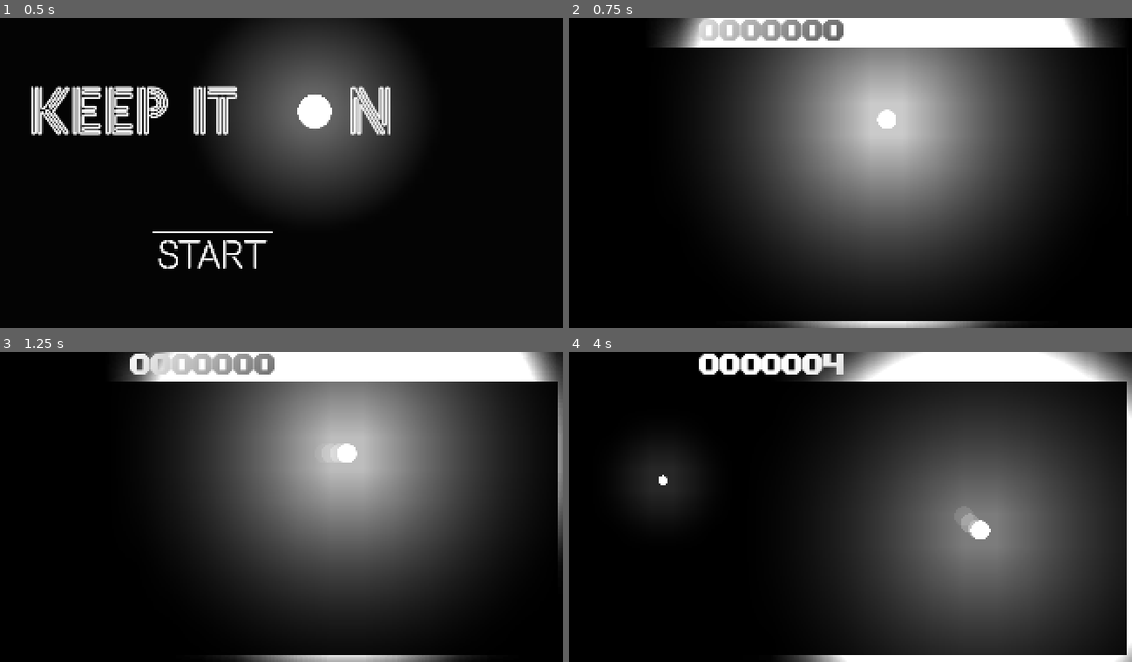
Above: before the commit, frames 1-4 (two rows, left to right).
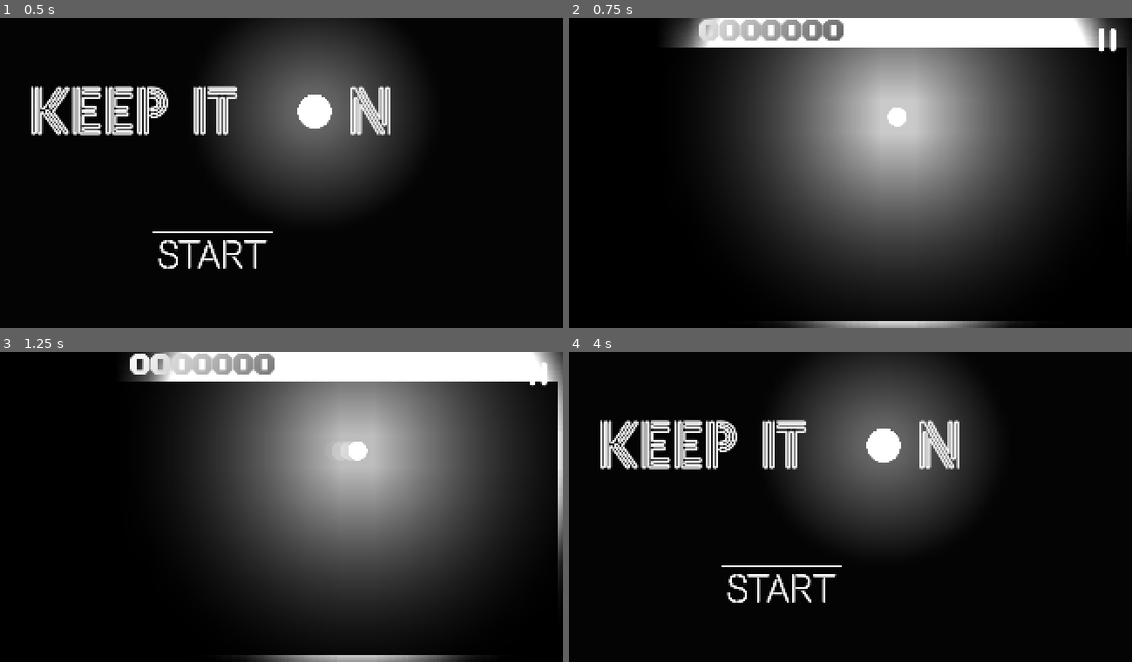
Above: after the commit, the same moments.

Repository: ShaarDW/Keep-It-On
Game: Godot game, scene res://escenas/main_menu.tscn
Two runs of this game, one before a commit and one after it. Both use one fixed random seed, a clock stepped at 60 frames per second and the inputs below.
Inputs (mouse positions are in pixels of both pictures, inside the frame that each line leads up to):
- Up to frame 1 (0.5 s): no input
- Up to frame 2 (0.75 s): tap Enter at 0.5 s; move the mouse to (934, 157) at 0.52 s; hold Right from 0.53 s (still down); click (934, 157) at 0.67 s
- Up to frame 3 (1.25 s): keep holding Right
- Up to frame 4 (4 s): release Right at 1.25 s; click (1109, 379) at 1.27 s; click (929, 569) at 2.02 s; move the mouse to (642, 522) at 2.77 s; hold Down 2.78-3.53 s; move the mouse to (850, 438) at 3.52 s; hold Right from 3.53 s (still down)

Frame 1 is identical in both runs. In frame 2, 2.3% of the frame differs, in the area x 16-100%, y 0-100%; in frame 3, 2.2%; in frame 4, 51%, in the area x 5-100%, y 0-100%.

Commit message:
boton pausa + menu pausa

Diff:
--- a/escenas/game_over.tscn
+++ b/escenas/game_over.tscn
@@ -52,7 +52,7 @@
 scale = Vector2(0.99488455, 1)
 
 [node name="CollisionShape2D" type="CollisionShape2D" parent="Area2D" unique_id=189924181]
-position = Vector2(-5, -3)
+position = Vector2(-5, -1)
 shape = SubResource("RectangleShape2D_8d5yl")
 
 [node name="Label" type="Label" parent="Area2D" unique_id=1771129498]
--- a/escenas/main.tscn
+++ b/escenas/main.tscn
@@ -8,6 +8,16 @@
 [ext_resource type="Shader" uid="uid://bufl1nahe10hv" path="res://shaders/main.gdshader" id="4_a8p2b"]
 [ext_resource type="PackedScene" uid="uid://drcf7gjhwa4td" path="res://escenas/EnemyChaser.tscn" id="4_o8odp"]
 [ext_resource type="PackedScene" uid="uid://csn65i20jukwr" path="res://escenas/power_up.tscn" id="5_68mvh"]
+[ext_resource type="Texture2D" uid="uid://dbfe5ayxbmv4s" path="res://sprites/pausa sprite.png" id="7_7an46"]
+[ext_resource type="Script" uid="uid://nx2647s3i66t" path="res://scripts/pause_timer.gd" id="7_a5wrc"]
+[ext_resource type="Script" uid="uid://2sj7pgmmmj6q" path="res://scripts/pause_button.gd" id="8_acisx"]
+[ext_resource type="PackedScene" uid="uid://53wo3l6t8opa" path="res://escenas/pause_screen.tscn" id="9_a5wrc"]
+[ext_resource type="FontFile" uid="uid://noqj64il7vwn" path="res://Beon-Regular.ttf" id="10_acisx"]
+[ext_resource type="Script" uid="uid://c3niiqthdtg62" path="res://scripts/resume_button.gd" id="11_a5wrc"]
+[ext_resource type="Script" uid="uid://deu3287wf18gx" path="res://scripts/menu_button.gd" id="12_s4hgp"]
+[ext_resource type="FontFile" uid="uid://epqs3lg2hw0m" path="res://Library 3 am.otf" id="13_jwie6"]
+[ext_resource type="Script" uid="uid://caokylplo6dwb" path="res://scripts/countdown_label.gd" id="14_s4hgp"]
+[ext_resource type="Script" uid="uid://b5c60da01ntjv" path="res://scripts/countdown_label_timer.gd" id="15_r01y2"]
 
 [sub_resource type="ShaderMaterial" id="ShaderMaterial_a8p2b"]
 shader = ExtResource("4_a8p2b")
@@ -16,6 +26,22 @@
 
 [sub_resource type="CanvasItemMaterial" id="CanvasItemMaterial_68mvh"]
 light_mode = 1
+
+[sub_resource type="StyleBoxFlat" id="StyleBoxFlat_ueiap"]
+bg_color = Color(0.6, 0.6, 0.6, 0)
+border_width_left = 5
+border_width_top = 5
+border_width_right = 5
+border_width_bottom = 5
+border_color = Color(1, 1, 1, 1)
+
+[sub_resource type="StyleBoxFlat" id="StyleBoxFlat_jwie6"]
+bg_color = Color(0.6, 0.6, 0.6, 0)
+border_width_left = 5
+border_width_top = 5
+border_width_right = 5
+border_width_bottom = 5
+border_color = Color(1, 1, 1, 1)
 
 [sub_resource type="Curve" id="Curve_68mvh"]
 _data = [Vector2(0, 0), 0.0, 0.0, 0, 0, Vector2(1, 1), 0.0, 0.0, 0, 0]
@@ -39,7 +65,6 @@
 layer = 10
 
 [node name="InvertRect" type="ColorRect" parent="CanvasLayer" unique_id=1274786489]
-visible = false
 material = SubResource("ShaderMaterial_a8p2b")
 offset_left = -26.0
 offset_top = -23.0
@@ -56,7 +81,98 @@
 color = Color(0, 0, 0, 1)
 
 [node name="DarkCanvasLayer" type="CanvasLayer" parent="." unique_id=620068563]
+process_mode = 3
 layer = 2
+
+[node name="pause button" type="Control" parent="DarkCanvasLayer" unique_id=1384869171]
+process_mode = 1
+layout_mode = 3
+anchor_left = 0.91
+anchor_right = 0.998
+anchor_bottom = 0.2
+offset_left = -3.380005
+offset_top = 7.0
+offset_right = -2.764038
+offset_bottom = 2.0
+
+[node name="TextureButton" type="TextureButton" parent="DarkCanvasLayer/pause button" unique_id=471702177]
+process_mode = 1
+layout_mode = 1
+anchors_preset = -1
+anchor_left = 0.41300002
+anchor_top = 0.094000004
+anchor_right = 0.86
+anchor_bottom = 0.70500004
+offset_left = -0.059001923
+offset_top = -0.06600094
+offset_right = 0.019996643
+offset_bottom = 0.0049972534
+texture_normal = ExtResource("7_7an46")
+texture_pressed = ExtResource("7_7an46")
+script = ExtResource("8_acisx")
+
+[node name="pause screen" parent="DarkCanvasLayer" unique_id=351000288 instance=ExtResource("9_a5wrc")]
+visible = false
+
+[node name="resume layout" type="Control" parent="DarkCanvasLayer/pause screen" unique_id=1556225253]
+process_mode = 4
+anchors_preset = 0
+offset_right = 40.0
+offset_bottom = 40.0
+
+[node name="resume label" type="Label" parent="DarkCanvasLayer/pause screen/resume layout" unique_id=1888145367]
+layout_mode = 0
+offset_left = 361.0
+offset_top = 470.0
+offset_right = 630.0
+offset_bottom = 539.0
+theme_override_colors/font_outline_color = Color(1, 1, 1, 1)
+theme_override_constants/outline_size = 4
+theme_override_fonts/font = ExtResource("10_acisx")
+theme_override_font_sizes/font_size = 68
+text = "RESUME"
+
+[node name="resume button" type="Button" parent="DarkCanvasLayer/pause screen/resume layout" unique_id=470360437]
+layout_mode = 1
+anchors_preset = -1
+anchor_left = 8.675
+anchor_top = 11.375001
+anchor_right = 16.075
+anchor_bottom = 13.775001
+offset_left = -8.0
+offset_top = -3.0517578e-05
+offset_right = 4.0
+theme_override_styles/normal = SubResource("StyleBoxFlat_ueiap")
+script = ExtResource("11_a5wrc")
+
+[node name="menu layout" type="Control" parent="DarkCanvasLayer/pause screen" unique_id=1666053645]
+process_mode = 2
+anchors_preset = 0
+offset_right = 40.0
+offset_bottom = 40.0
+
+[node name="menu label" type="Label" parent="DarkCanvasLayer/pause screen/menu layout" unique_id=1008471130]
+layout_mode = 0
+offset_left = 1046.0
+offset_top = 470.0
+offset_right = 1260.0
+offset_bottom = 539.0
+theme_override_colors/font_outline_color = Color(1, 1, 1, 1)
+theme_override_constants/outline_size = 4
+theme_override_fonts/font = ExtResource("10_acisx")
+theme_override_font_sizes/font_size = 68
+text = "MENU"
+
+[node name="menu button" type="Button" parent="DarkCanvasLayer/pause screen/menu layout" unique_id=999811535]
+layout_mode = 1
+anchors_preset = -1
+anchor_left = 25.7
+anchor_top = 11.375001
+anchor_right = 31.425001
+anchor_bottom = 13.775001
+offset_top = -3.0517578e-05
+theme_override_styles/normal = SubResource("StyleBoxFlat_jwie6")
+script = ExtResource("12_s4hgp")
 
 [node name="Camera2D" type="Camera2D" parent="." unique_id=59612206]
 position = Vector2(806, 360)
@@ -77,8 +193,33 @@
 begin_cap_mode = 2
 end_cap_mode = 2
 
+[node name="countdown" type="CanvasLayer" parent="." unique_id=766547205]
+process_mode = 3
+layer = 5
+
+[node name="pause timer" type="Timer" parent="countdown" unique_id=817694597]
+wait_time = 4.0
+one_shot = true
+script = ExtResource("7_a5wrc")
+
+[node name="countdown label" type="Label" parent="countdown" unique_id=233099977]
+offset_left = 690.0
+offset_top = 101.0
+offset_right = 954.0
+offset_bottom = 586.0
+theme_override_fonts/font = ExtResource("13_jwie6")
+theme_override_font_sizes/font_size = 400
+text = "3"
+horizontal_alignment = 1
+vertical_alignment = 1
+script = ExtResource("14_s4hgp")
+
+[node name="countdown label timer" type="Timer" parent="countdown/countdown label" unique_id=1545613756]
+one_shot = true
+script = ExtResource("15_r01y2")
+
 [node name="Player" parent="." unique_id=1723820279 instance=ExtResource("1_d7u15")]
-position = Vector2(1046, 235)
+position = Vector2(1070, 229)
 
 [node name="Walls" type="Node2D" parent="." unique_id=784425928]
 
@@ -102,3 +243,13 @@
 
 [node name="WorldEnvironment" type="WorldEnvironment" parent="." unique_id=1926260528]
 environment = SubResource("Environment_dkga6")
+
+[connection signal="button_down" from="DarkCanvasLayer/pause button/TextureButton" to="." method="_on_texture_button_button_down"]
+[connection signal="button_down" from="DarkCanvasLayer/pause button/TextureButton" to="DarkCanvasLayer/pause screen" method="_on_texture_button_button_down"]
+[connection signal="button_down" from="DarkCanvasLayer/pause screen/resume layout/resume button" to="DarkCanvasLayer/pause screen" method="_on_resume_button_button_down"]
+[connection signal="button_down" from="DarkCanvasLayer/pause screen/resume layout/resume button" to="countdown/pause timer" method="_on_resume_button_button_down"]
+[connection signal="button_down" from="DarkCanvasLayer/pause screen/resume layout/resume button" to="countdown/countdown label" method="_on_resume_button_button_down"]
+[connection signal="button_down" from="DarkCanvasLayer/pause screen/resume layout/resume button" to="countdown/countdown label/countdown label timer" method="_on_resume_button_button_down"]
+[connection signal="button_down" from="DarkCanvasLayer/pause screen/menu layout/menu button" to="." method="_on_menu_button_button_down"]
+[connection signal="timeout" from="countdown/pause timer" to="." method="_on_pause_timer_timeout"]
+[connection signal="timeout" from="countdown/countdown label/countdown label timer" to="countdown/countdown label" method="_on_countdown_label_timer_timeout"]
--- /dev/null
+++ b/escenas/pause_screen.tscn
@@ -0,0 +1,45 @@
+[gd_scene format=3 uid="uid://53wo3l6t8opa"]
+
+[ext_resource type="Script" uid="uid://brdb0sc7cajct" path="res://scripts/pause_screen.gd" id="1_5bjcx"]
+[ext_resource type="FontFile" uid="uid://d1qjy7rl1ftl5" path="res://NeonSans.ttf" id="2_j7a40"]
+
+[node name="pause screen" type="Control" unique_id=351000288]
+process_mode = 3
+layout_mode = 3
+anchors_preset = 15
+anchor_right = 1.0
+anchor_bottom = 1.0
+grow_horizontal = 2
+grow_vertical = 2
+script = ExtResource("1_5bjcx")
+
+[node name="screen" type="Control" parent="." unique_id=90681436]
+layout_mode = 1
+anchor_right = 1.0
+anchor_bottom = 1.006
+offset_bottom = -0.32000732
+
+[node name="ColorRect" type="ColorRect" parent="screen" unique_id=787263941]
+layout_mode = 0
+offset_right = 1619.0
+offset_bottom = 721.0
+color = Color(0, 0, 0, 1)
+
+[node name="pause" type="Control" parent="screen" unique_id=1559139275]
+anchors_preset = 0
+offset_right = 40.0
+offset_bottom = 40.0
+
+[node name="pause label" type="Label" parent="screen/pause" unique_id=667073691]
+layout_mode = 1
+anchors_preset = -1
+anchor_right = 1.0020001
+anchor_bottom = 1.001
+offset_left = 4.0
+offset_top = 84.0
+offset_right = 1581.92
+offset_bottom = 235.96002
+theme_override_fonts/font = ExtResource("2_j7a40")
+theme_override_font_sizes/font_size = 168
+text = "PAUSE"
+horizontal_alignment = 1
--- /dev/null
+++ b/scripts/countdown_label.gd
@@ -0,0 +1,33 @@
+extends Label
+
+var time_left = 3
+
+# Called when the node enters the scene tree for the first time.
+func _ready() -> void:
+	set_visible(false)
+	set_text("3")
+	pass # Replace with function body.
+
+
+# Called every frame. 'delta' is the elapsed time since the previous frame.
+func _process(delta: float) -> void:
+	pass
+
+func _on_resume_button_button_down() -> void:
+	time_left = 3
+	set_text(str(time_left))
+	set_visible(true)
+
+func _on_countdown_label_timer_timeout() -> void:
+	_countdown()
+	pass # Replace with function body.
+
+func _countdown() -> void:
+	if time_left > 0:
+		set_text(str(time_left))
+		$"countdown label timer".start()
+		time_left -= 1
+	else:
+		set_visible(false)
+		time_left = 3
+		set_text(str(time_left))
--- /dev/null
+++ b/scripts/countdown_label_timer.gd
@@ -0,0 +1,15 @@
+extends Timer
+
+
+# Called when the node enters the scene tree for the first time.
+func _ready() -> void:
+	pass # Replace with function body.
+
+
+# Called every frame. 'delta' is the elapsed time since the previous frame.
+func _process(delta: float) -> void:
+	pass
+
+
+func _on_resume_button_button_down() -> void:
+	start()
--- /dev/null
+++ b/scripts/grid_container.gd
@@ -0,0 +1,15 @@
+extends GridContainer
+
+
+# Called when the node enters the scene tree for the first time.
+func _ready() -> void:
+	pass # Replace with function body.
+
+
+# Called every frame. 'delta' is the elapsed time since the previous frame.
+func _process(_delta: float) -> void:
+	pass
+
+
+func _on_texture_button_toggled(_toggled_on: bool) -> void:
+	set_visible(true)
--- a/scripts/main.gd
+++ b/scripts/main.gd
@@ -45,6 +45,7 @@
 var enemy_spawn_interval := 0.0
 
 func _ready():
+	get_tree().paused= false
 	add_to_group("main")
 	await get_tree().process_frame
 	player.died.connect(_on_player_died)
@@ -304,3 +305,12 @@
 	tween.tween_method(func(r: float):
 		material.set_shader_parameter("radius", r)
 	, 0.0, 3, 1.2)
+
+func _on_texture_button_button_down() -> void:
+	get_tree().paused = true
+
+func _on_pause_timer_timeout() -> void:
+	get_tree().paused = false
+
+func _on_menu_button_button_down() -> void:
+	get_tree().change_scene_to_file("res://escenas/main_menu.tscn")
--- /dev/null
+++ b/scripts/menu_button.gd
@@ -0,0 +1,15 @@
+extends Button
+
+
+# Called when the node enters the scene tree for the first time.
+func _ready() -> void:
+	pass # Replace with function body.
+
+
+# Called every frame. 'delta' is the elapsed time since the previous frame.
+func _process(delta: float) -> void:
+	pass
+
+func _input(event):
+	if event is InputEventScreenTouch and event.pressed:
+		button_down.emit()
--- /dev/null
+++ b/scripts/pantalla.gd
@@ -0,0 +1,16 @@
+extends Control
+
+
+# Called when the node enters the scene tree for the first time.
+func _ready() -> void:
+	set_visible(false)
+	pass # Replace with function body.
+
+
+# Called every frame. 'delta' is the elapsed time since the previous frame.
+func _process(delta: float) -> void:
+	pass
+
+
+func _on_texture_button_toggled(toggled_on: bool) -> void:
+	set_visible(toggled_on)
--- /dev/null
+++ b/scripts/pause_button.gd
@@ -0,0 +1,13 @@
+extends TextureButton
+
+# Called when the node enters the scene tree for the first time.
+func _ready() -> void:
+	pass
+
+func _input(event):
+	if event is InputEventScreenTouch and event.pressed:
+		button_down.emit()
+
+# Called every frame. 'delta' is the elapsed time since the previous frame.
+func _process(_delta: float) -> void:
+	pass
--- /dev/null
+++ b/scripts/pause_screen.gd
@@ -0,0 +1,18 @@
+extends Control
+
+
+# Called when the node enters the scene tree for the first time.
+func _ready() -> void:
+	set_visible(false)
+	pass # Replace with function body.
+
+
+# Called every frame. 'delta' is the elapsed time since the previous frame.
+func _process(delta: float) -> void:
+	pass
+
+func _on_texture_button_button_down() -> void:
+	set_visible(true)
+
+func _on_resume_button_button_down() -> void:
+	set_visible(false)
--- /dev/null
+++ b/scripts/pause_timer.gd
@@ -0,0 +1,15 @@
+extends Timer
+
+
+# Called when the node enters the scene tree for the first time.
+func _ready() -> void:
+	pass # Replace with function body.
+
+
+# Called every frame. 'delta' is the elapsed time since the previous frame.
+func _process(delta: float) -> void:
+	pass
+
+
+func _on_resume_button_button_down() -> void:
+	start()
--- /dev/null
+++ b/scripts/resume_button.gd
@@ -0,0 +1,14 @@
+extends Button
+
+
+# Called when the node enters the scene tree for the first time.
+func _ready() -> void:
+	pass # Replace with function body.
+
+func _input(event):
+	if event is InputEventScreenTouch and event.pressed:
+		button_down.emit()
+
+# Called every frame. 'delta' is the elapsed time since the previous frame.
+func _process(delta: float) -> void:
+	pass
Not shown, added: scripts/countdown_label.gd.uid
Not shown, added: scripts/countdown_label_timer.gd.uid
Not shown, added: scripts/grid_container.gd.uid
Not shown, added: scripts/menu_button.gd.uid
Not shown, added: scripts/pantalla.gd.uid
Not shown, added: scripts/pause_button.gd.uid
Not shown, added: scripts/pause_screen.gd.uid
Not shown, added: scripts/pause_timer.gd.uid
Not shown, added: scripts/resume_button.gd.uid
Binary file added: sprites/pausa sprite.png
Not shown, added: sprites/pausa sprite.png.import
